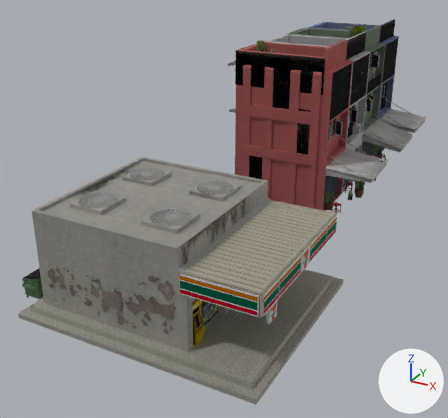
Renders of the Blender file FloodReady/Assets/Assets/House/UNITY HOUSE/House Structure Assets/Filipino Renovations/Buildings.blend from each side of a commit.
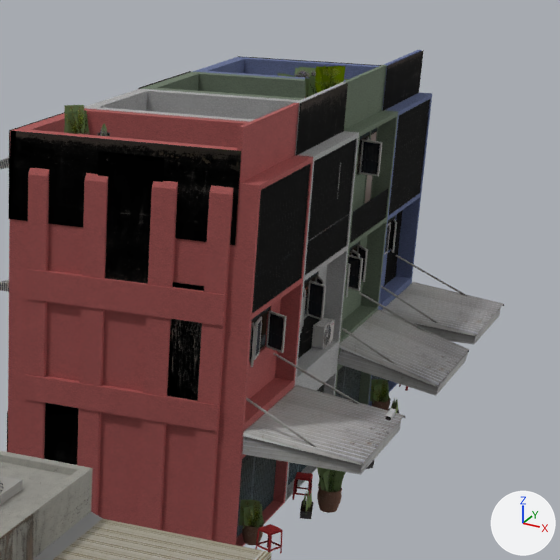
Old and new are each drawn whole from a 50 mm camera at (13.4, -29.2, 14.4) aimed at (-1.5, -2.2, 0.9) and again close up on the part from 52% to 100% of the width and 0% to 52% of the height. The axes (+X, +Y, +Z) are drawn at lower right. The lights are the same throughout.

Names of what the first close-up shows: 'SM_COMBINED_HOUSE', 'SM_Plant3', 'SM_Plant5', 'SM_SevenEleven.002', 'SM_SevenEleven.023'.
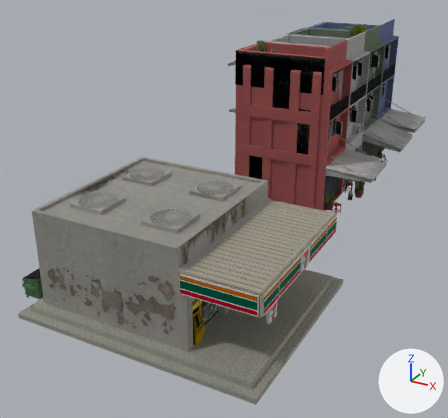
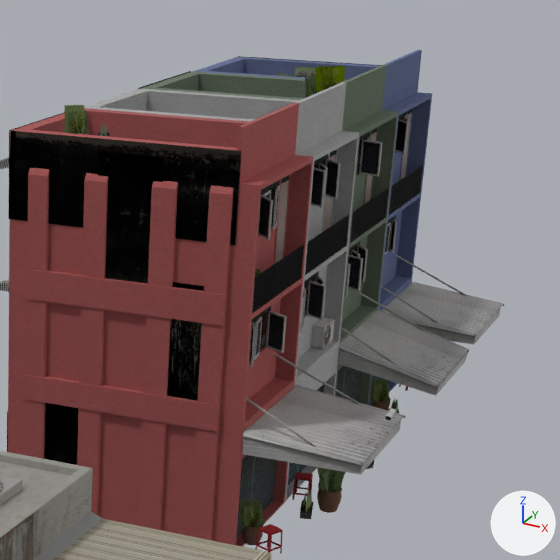
Edits to the bpy script that builds the scene:
```text
Change me_mesh_016:
    used by ob_sm_combined_house; location = (0.52, 8.71, 5.58); rotation_euler = (0.0, 0.0, -0.434), in degrees (0, 0, -25); scale = (0.01, 0.01, 0.01)
    remove me_mesh_016.from_pydata(...)  # 3050 vertices, 4771 faces; spans x -642.0..732.0, y -797.0..820.0, z -561.0..356.0
    add me_mesh_016.from_pydata(...)  # 3018 vertices, 4755 faces; spans x -642.0..732.0, y -797.0..820.0, z -561.0..355.0
    me_mesh_016 part 1: 8 loose pieces with 32 vertices, spanning x -150.0..496.0, y -546.0..707.0, z -357.0..356.0, are deleted
```

Location of each change, (x1, y1, x2, y2) in pixels of the close-ups (560 x 560 px):
part 1 of me_mesh_016, deleted (black)
    before: (255, 50, 430, 359)
